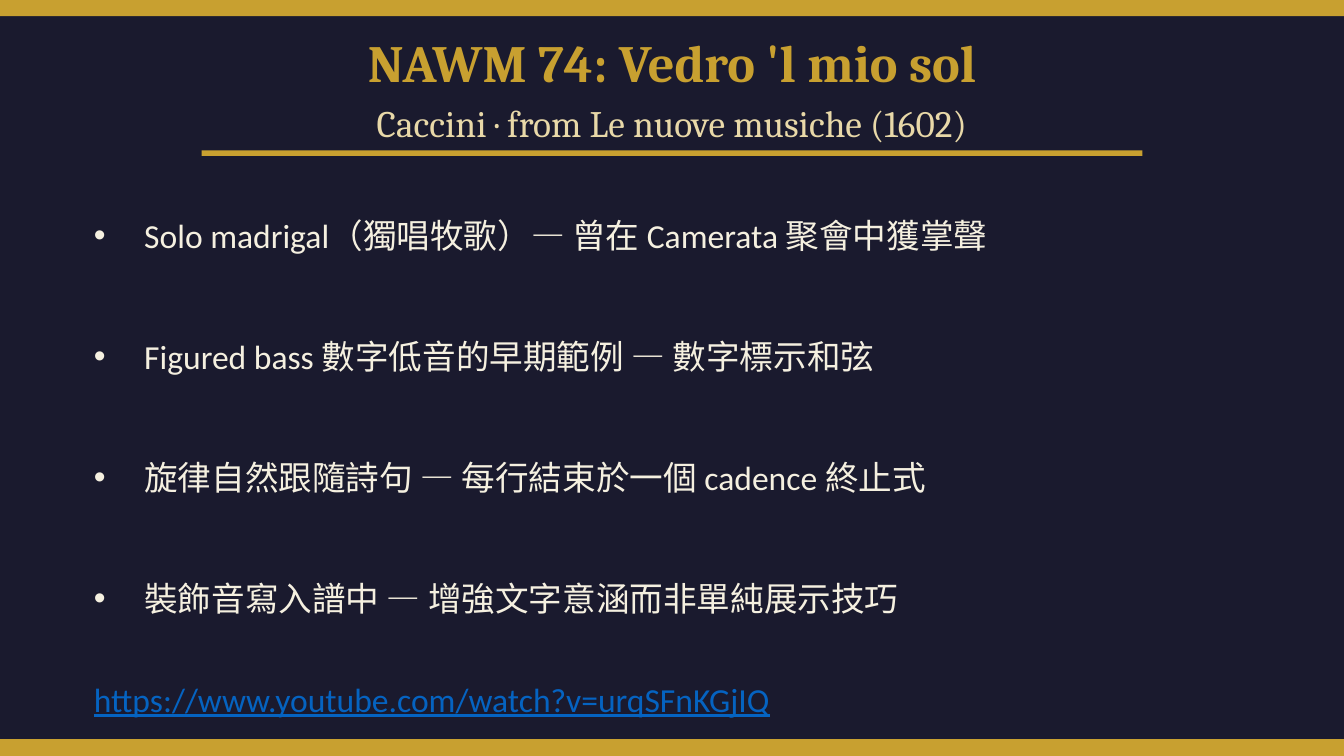
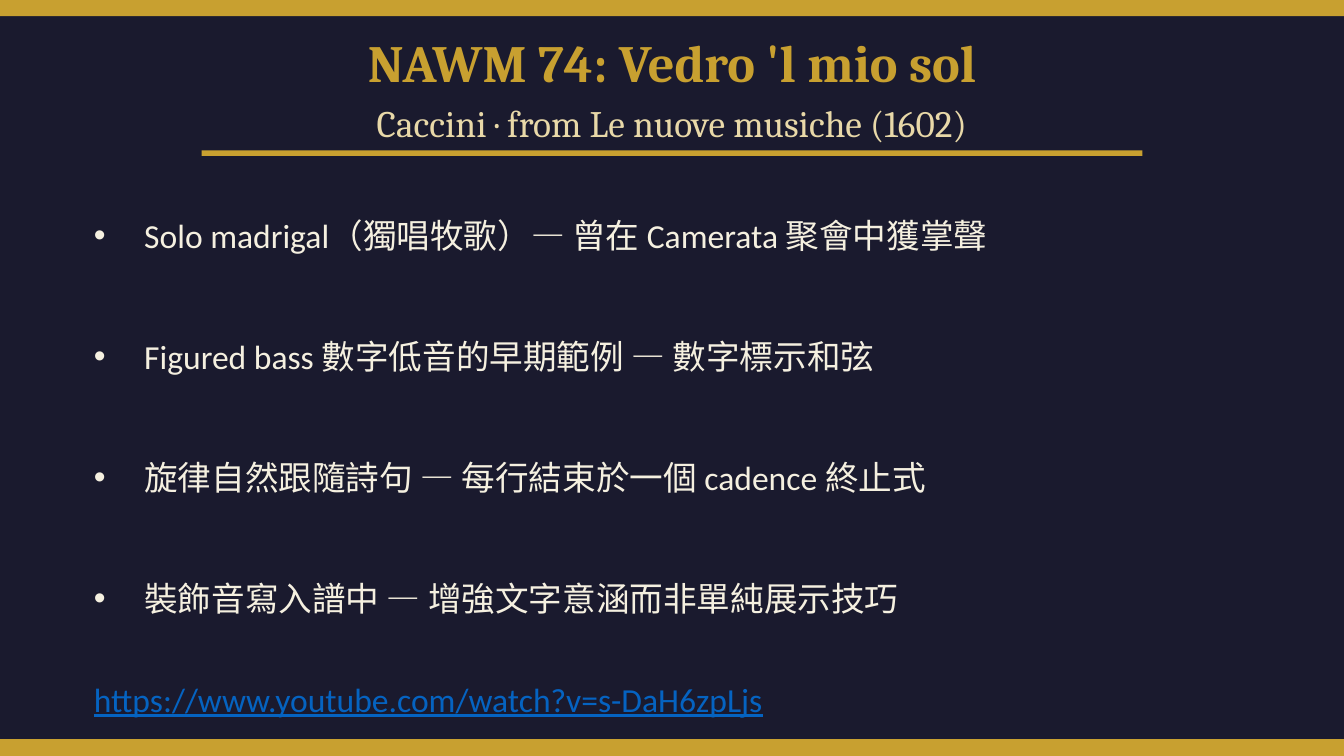
Before and after one commit to ccli-taipower/A_History_of_Western_Music, a slide deck: slide 13 of Ch13_New_Styles.pptx. Drawn at 1344x756 pixels with LibreOffice and Linux fonts; fonts in the diff are those of the drawing. Boxes give left, top, right and bottom in pixels: in the first picture for what was removed or moved away, otherwise in the second. Text is boxed around its words. In the diff, an @@ line names an element or a change of style, - is before the commit and + after.

```diff
--- a/Ch13_New_Styles.pptx
+++ b/Ch13_New_Styles.pptx
@@ text at <box>94,688,763,718</box>: text changed @@
-https://www.youtube.com/watch?v=urqSFnKGjIQ
+https://www.youtube.com/watch?v=s-DaH6zpLjs
```
Also in this commit, not shown: 2 other slides changed, 17 other files.
